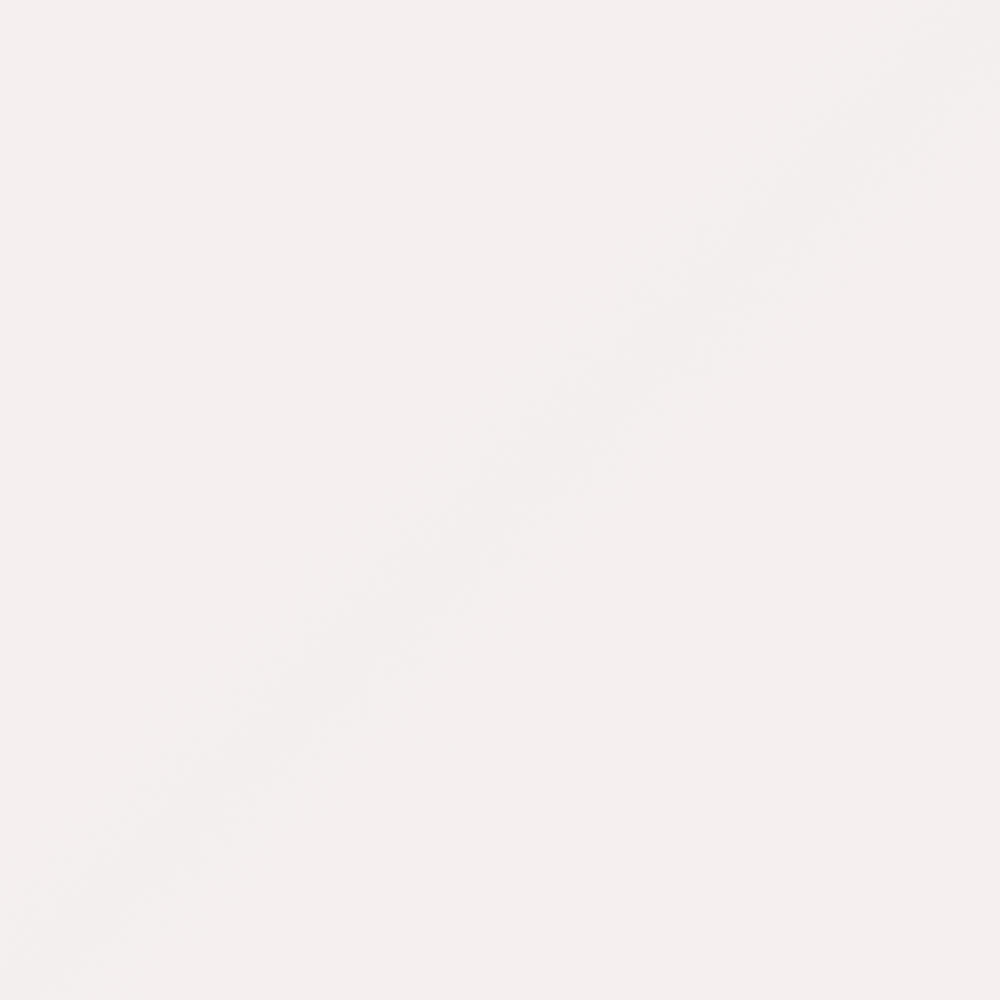
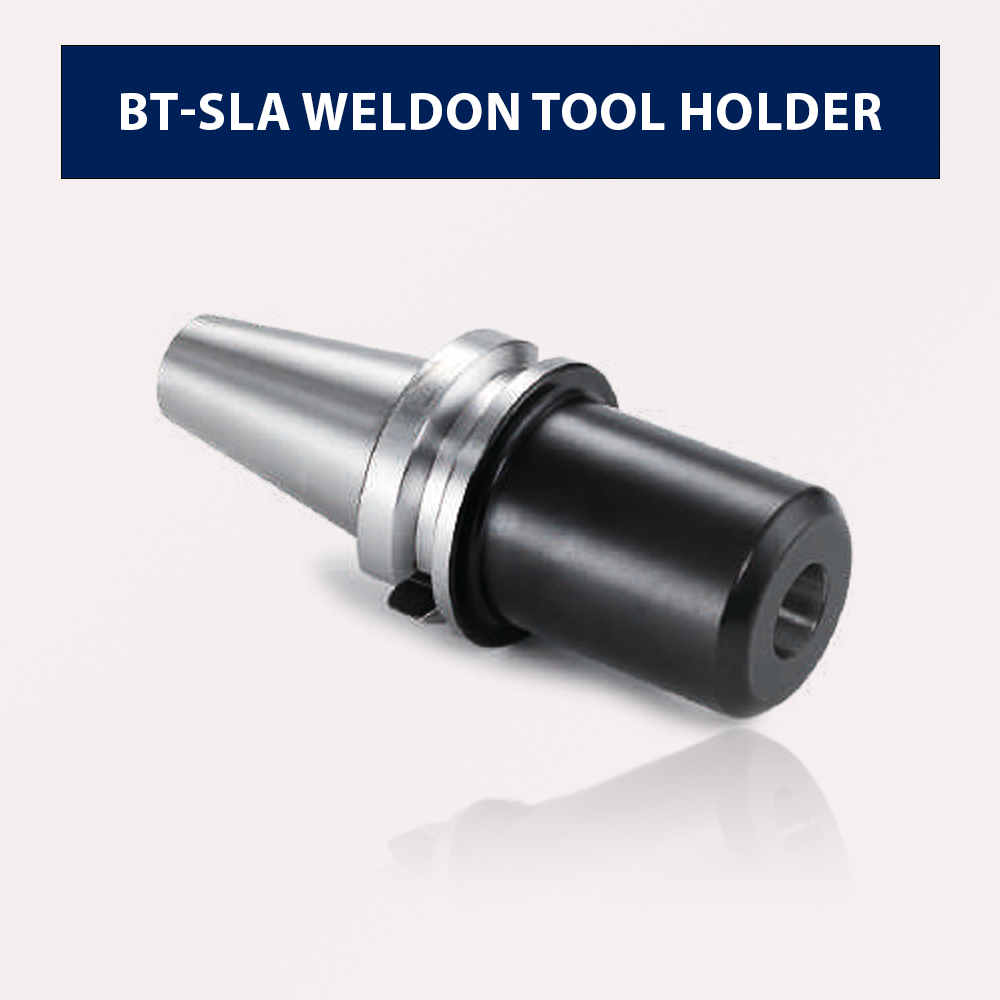
Comparing the layer stacks of the two 1000px x 1000px images. Changes:
added layer "BT-SLA WELDON TOOL HOLDER" (1st of 3) above "Rectangle 1 copy 2" over [121, 93, 882, 130]
added layer "Rectangle 1 copy 2" above "Group 1" over [61, 45, 940, 179]
added layer "Group 1" (1st of 2) above "table" over [155, 311, 854, 888]